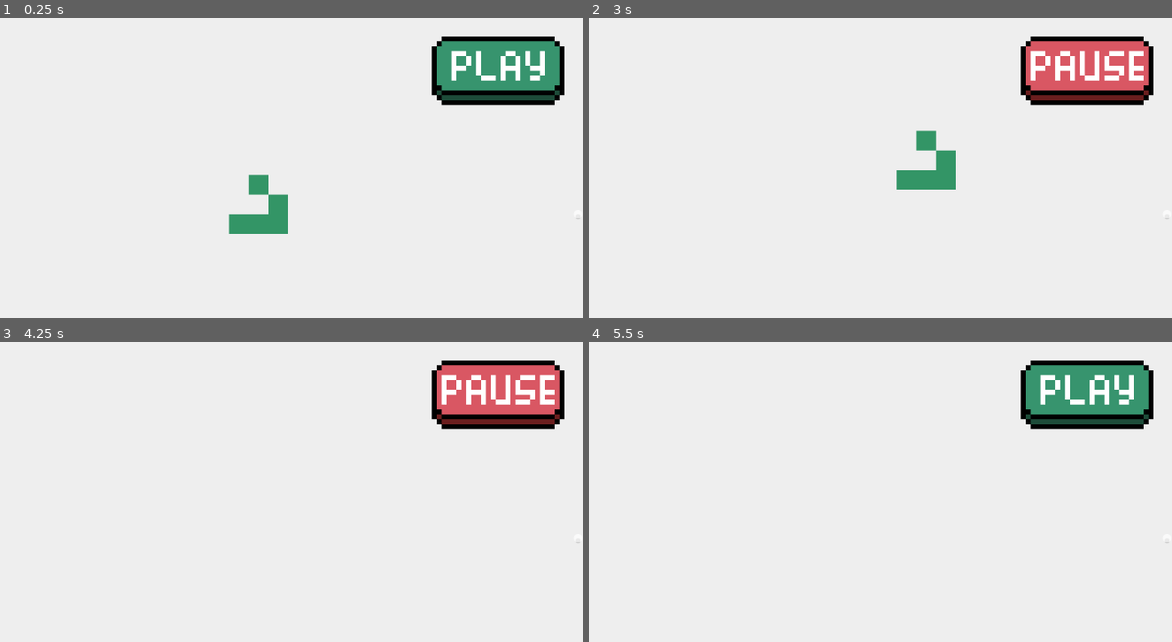
Above: before the commit, frames 1-4 (two rows, left to right).
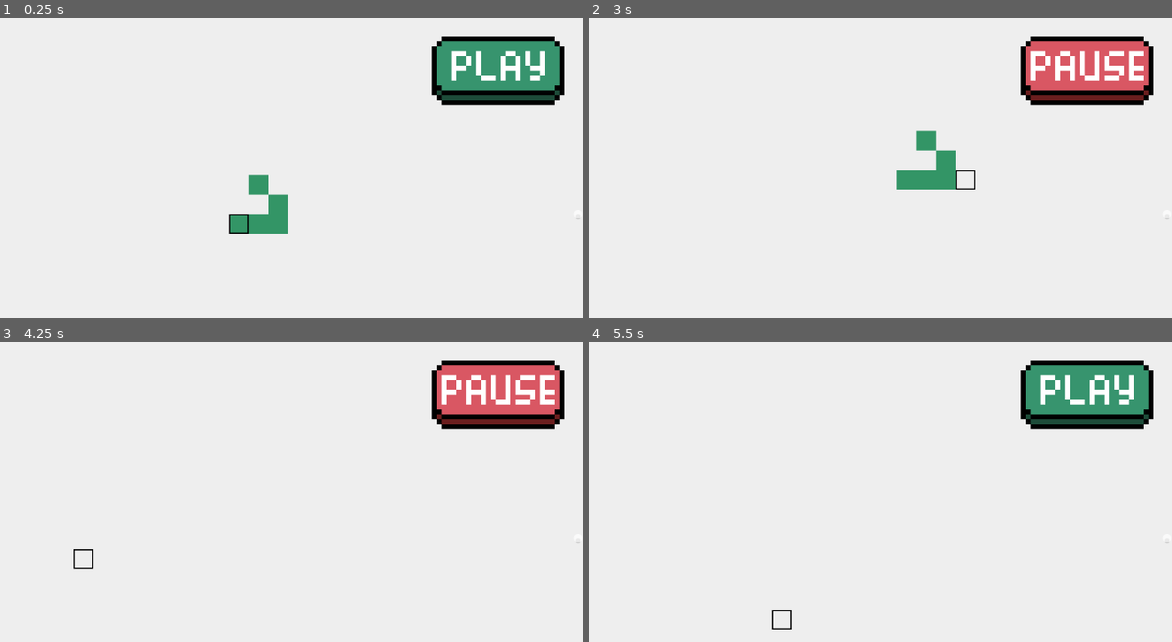
Above: after the commit, the same moments.

Repository: amaark/conways-game-of-life
Game: Godot game, scene res://scenes/main.tscn
Two runs of this game, one before a commit and one after it. Both use one fixed random seed, a clock stepped at 60 frames per second and the inputs below.
Inputs (mouse positions are in pixels of both pictures, inside the frame that each line leads up to):
- Up to frame 1 (0.25 s): no input
- Up to frame 2 (3 s): click (1084, 72) at 0.5 s; click (1084, 72) at 1.25 s; click (1084, 72) at 2 s; move the mouse to (973, 198) at 2.77 s; hold S (camera_move_down) from 2.78 s (still down)
- Up to frame 3 (4.25 s): move the mouse to (87, 561) at 3.52 s; release S (camera_move_down) at 3.53 s; tap A (camera_move_left) at 3.6 s
- Up to frame 4 (5.5 s): tap Enter at 4.25 s; move the mouse to (886, 453) at 4.27 s; hold D (camera_move_right) 4.28-5.03 s; move the mouse to (781, 621) at 5.02 s; tap W (camera_move_up) at 5.1 s

The runs differ from the first frame. In frame 1, less than 0.1% of the frame differs, in the area x 39-43%, y 65-72%; in frame 2, less than 0.1%; in frame 3, less than 0.1%; in frame 4, less than 0.1%.

Commit message:
Add cell cursor

Diff:
--- a/scenes/main.tscn
+++ b/scenes/main.tscn
@@ -6,8 +6,10 @@
 [ext_resource type="Script" uid="uid://gfxjsrldidho" path="res://scripts/grid.gd" id="3_tefeu"]
 [ext_resource type="Script" uid="uid://b3cxu7ets1apg" path="res://scripts/lines.gd" id="5_tbgi4"]
 [ext_resource type="Texture2D" uid="uid://dc25kaqps8qoq" path="res://assets/grid_lines.png" id="5_tefeu"]
+[ext_resource type="Texture2D" uid="uid://cnv6ys6uv51a1" path="res://assets/selected_cell.png" id="7_85g3d"]
 [ext_resource type="PackedScene" uid="uid://c3tgrqapc58i2" path="res://scenes/hud.tscn" id="7_o6xl0"]
 [ext_resource type="Script" uid="uid://cgx8ev3wft6d8" path="res://scripts/camera.gd" id="7_tipki"]
+[ext_resource type="Script" uid="uid://dhujwqvl373df" path="res://scripts/cursor.gd" id="8_choun"]
 
 [sub_resource type="TileSetAtlasSource" id="TileSetAtlasSource_tefeu"]
 texture = ExtResource("1_sugp2")
@@ -33,6 +35,15 @@
 tile_size = Vector2i(64, 64)
 sources/1 = SubResource("TileSetAtlasSource_tipki")
 
+[sub_resource type="TileSetAtlasSource" id="TileSetAtlasSource_choun"]
+texture = ExtResource("7_85g3d")
+texture_region_size = Vector2i(64, 64)
+0:0/0 = 0
+
+[sub_resource type="TileSet" id="TileSet_ya4ey"]
+tile_size = Vector2i(64, 64)
+sources/0 = SubResource("TileSetAtlasSource_choun")
+
 [node name="Main" type="Node2D"]
 script = ExtResource("1_o6xl0")
 
@@ -48,6 +59,10 @@
 script = ExtResource("5_tbgi4")
 grid = NodePath("../Grid")
 
+[node name="Cursor" type="TileMapLayer" parent="."]
+tile_set = SubResource("TileSet_ya4ey")
+script = ExtResource("8_choun")
+
 [node name="Camera" type="Camera2D" parent="."]
 position = Vector2(1152, 648)
 scale = Vector2(-10.493293, -23.73837)
--- a/scripts/cursor.gd
+++ b/scripts/cursor.gd
@@ -1,11 +1,11 @@
 extends TileMapLayer
 
-@export var grid: TileMapLayer
+var prev_mouse_pos: Vector2i
 
 func _process(delta: float) -> void:
 	var tile := local_to_map(get_global_mouse_position())
-	var index = grid.util.vector_to_index(tile)
+	set_cell(tile, 0, Vector2(0,0), 0)
 
-	print(index)
-	if index > 0 && index < grid.cells.size():
-		set_cell(tile, 1, Vector2(0,0), 0)
+	if prev_mouse_pos != tile:
+		erase_cell(prev_mouse_pos)
+		prev_mouse_pos = tile
--- a/scripts/grid.gd
+++ b/scripts/grid.gd
@@ -1,36 +1,4 @@
 extends TileMapLayer
-
-#var width := 16
-#var height := 9
-#var cells: Array[bool] = []
-#var cursor: Vector2i
-#var cursor_index: int
-
-func _ready() -> void:
-	pass
-	#for x in width:
-		#for y in height:
-			#cells.append(false)
-			#set_cell(Vector2(x, y), 0, Vector2(0, 0), 0)
-
-func _process(delta: float) -> void:
-	pass
-	#cursor = local_to_map(get_global_mouse_position())
-	#print("cursor: ", cursor)
-	#cursor_index = vector_to_index(cursor)
-	#print("index:", cursor_index)
-	#print("vectorised index:", index_to_vector(cursor_index))
 
 func set_cell_state(coords: Vector2i, new_state: bool) -> void:
 	set_cell(coords, 1 if new_state else 0, Vector2(0, 0), 0)
-
-#func flip_cell(index: int) -> void:
-	#var state = 0 if cells[index] == true else 1
-	#set_cell(index_to_vector(index), state, Vector2(0, 0), 0)
-
-#func index_to_vector(index: int) -> Vector2i:
-	#@warning_ignore("integer_division")
-	#return Vector2(index % width, index / width)
-
-#func vector_to_index(vector: Vector2) -> int:
-	#return int(vector.y * width + vector.x)
Binary file changed: assets/selected_cell.png
Not shown: 1 places in scenes/main.tscn that only renumber resources
